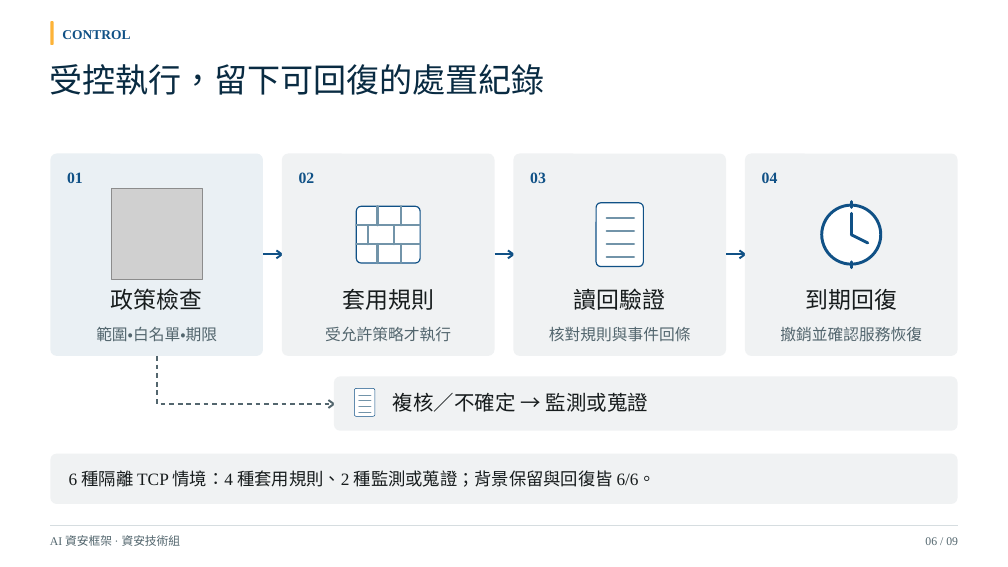
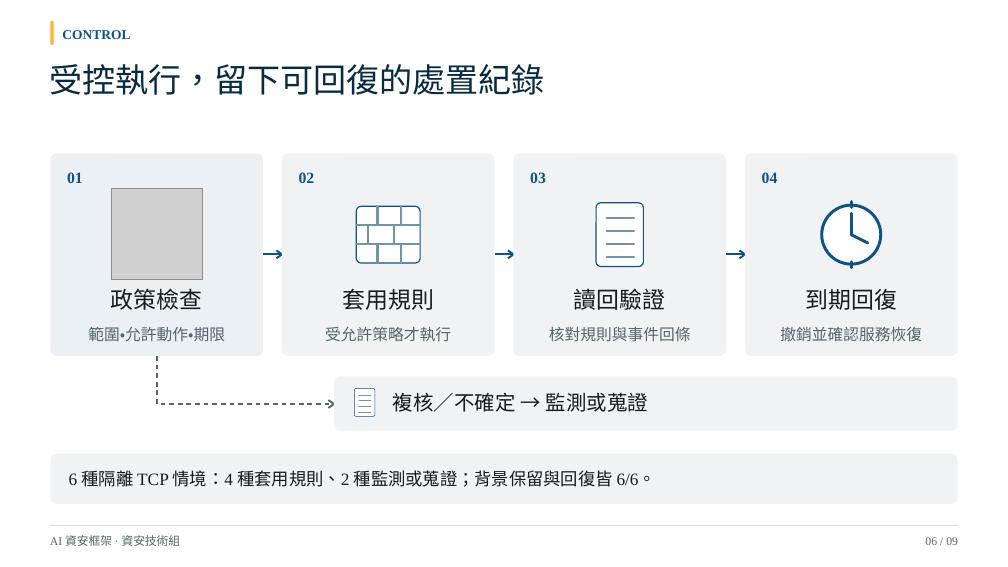
Before and after one commit to Lily09-project/innoserve-competition, a slide deck: slide 6 of deliverables/決賽簡報_AI資安框架.pptx. Drawn at 1008x567 pixels with LibreOffice and Linux fonts; fonts in the diff are those of the drawing; grey boxes stand for pictures. Boxes give left, top, right and bottom in pixels: in the first picture for what was removed or moved away, otherwise in the second. Text is boxed around its words. In the diff, an @@ line names an element or a change of style, - is before the commit and + after.

```diff
--- a/deliverables/決賽簡報_AI資安框架.pptx
+++ b/deliverables/決賽簡報_AI資安框架.pptx
@@ text at (88, 327, 225, 341): text changed @@
-範圍・白名單・期限
+範圍・允許動作・期限
```
Also in this commit, not shown: 38 other files.
